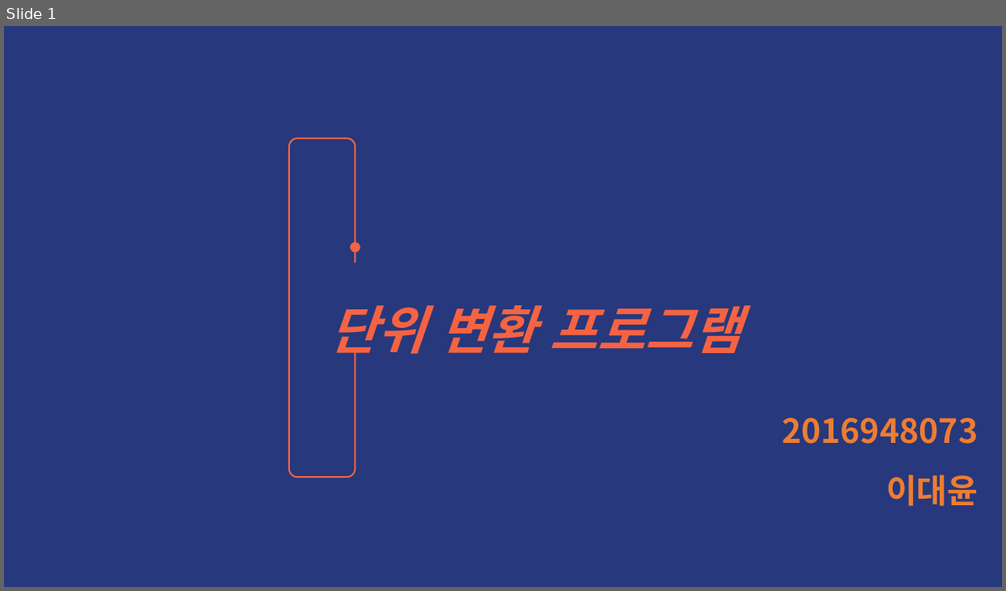
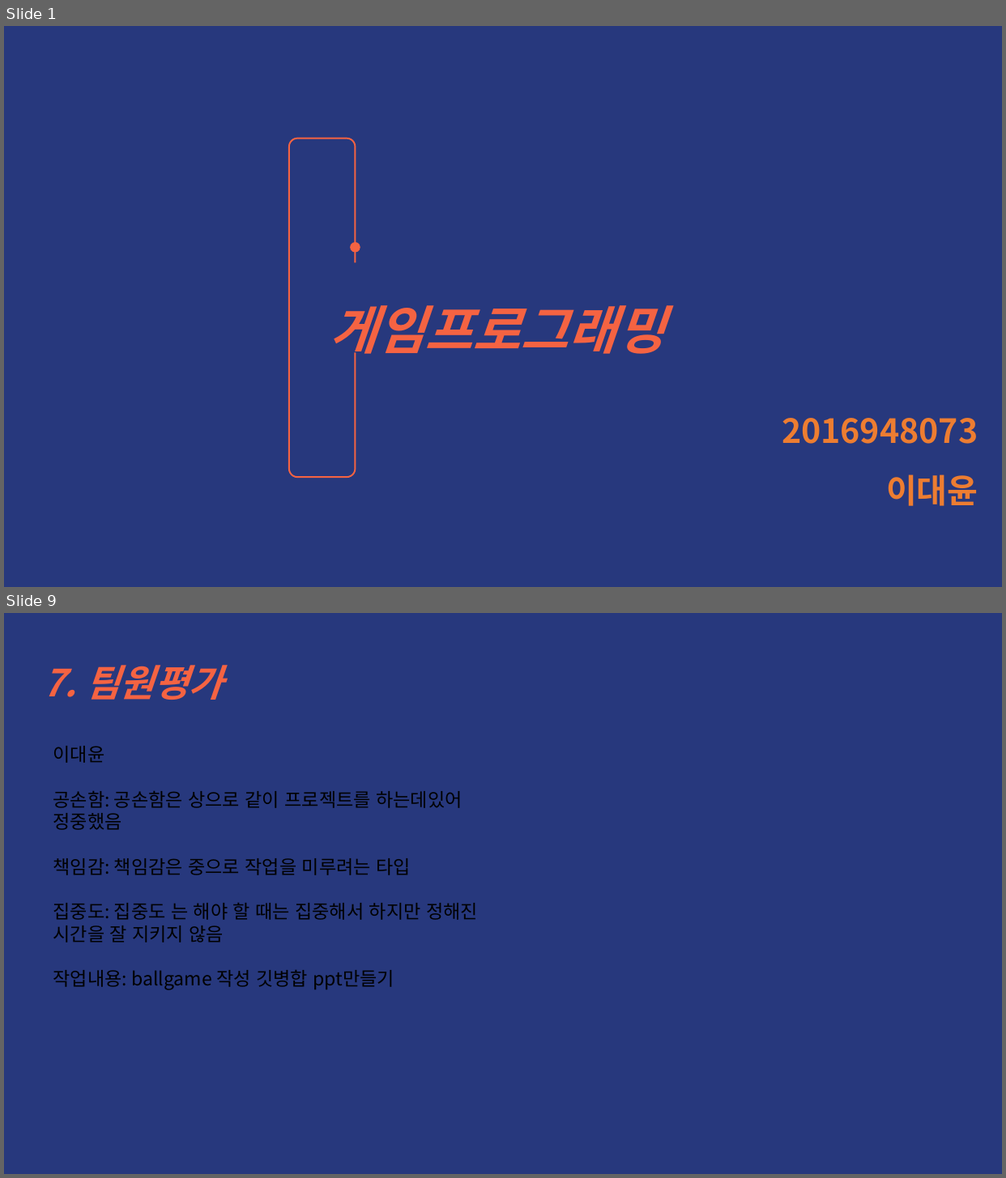
Before and after one commit to LeeDaeYun0313/gameprogramming, a slide deck: 2016948073 (이대윤).pptx. Shown one above the other, each under a label of ours: slide 1 before the commit, slides 1 and 9 after it; the slides between them are not shown. The pictures are 1006x591 and 1006x1178 pixels, drawn with LibreOffice and Linux fonts; fonts in the diff are those of the drawing. Boxes give left, top, right and bottom in pixels: in the first picture for what was removed or moved away, otherwise in the second. Text is boxed around its words. In the diff, an @@ line names an element or a change of style, - is before the commit and + after.

Commit message:
12월7일 발표 ppt
유니티게임

```diff
--- a/2016948073 (이대윤).pptx
+++ b/2016948073 (이대윤).pptx
@@ slide 9 added at (x1=4, y1=613, x2=1002, y2=1174), background #27387D @@
@@ text added at (x1=43, y1=665, x2=223, y2=700), 36 pt, text none, bold, italic @@
+7. 팀원평가
@@ text added at (x1=53, y1=746, x2=478, y2=990), 18 pt, text #000000 @@
+이대윤
+공손함: 공손함은 상으로 같이 프로젝트를 하는데있어 정중했음
+책임감: 책임감은 중으로 작업을 미루려는 타입
+집중도: 집중도 는 해야 할 때는 집중해서 하지만 정해진 시간을 잘 지키지 않음
+작업내용: ballgame 작성 깃병합 ppt만들기
@@ slide 1 changed as well @@
@@ text at (x1=330, y1=305, x2=664, y2=363): text changed @@
-단위 변환 프로그램
+게임프로그래밍
```
Also in this commit, not shown: 1 other slide changed, 6 other slides added, 7 slides removed.
